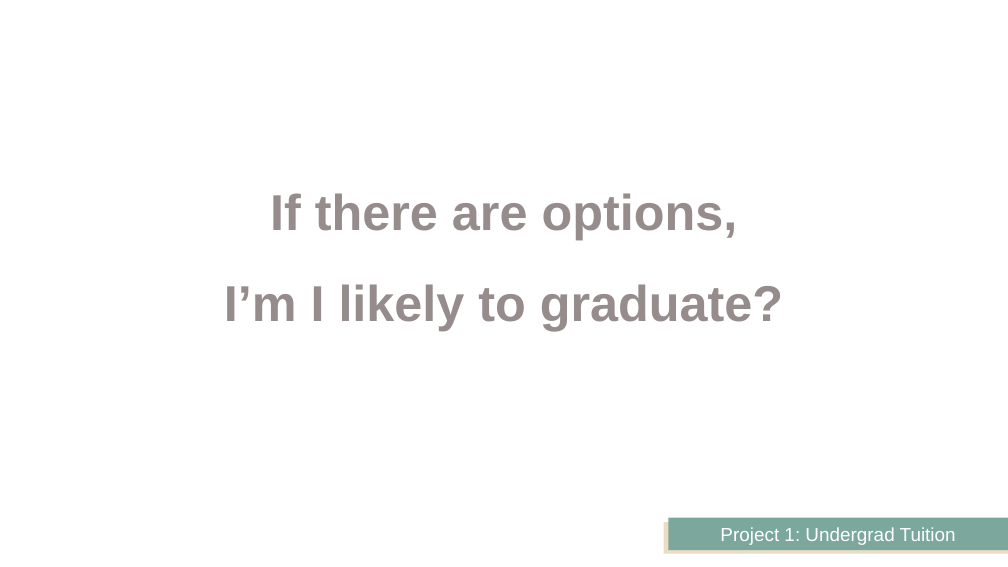
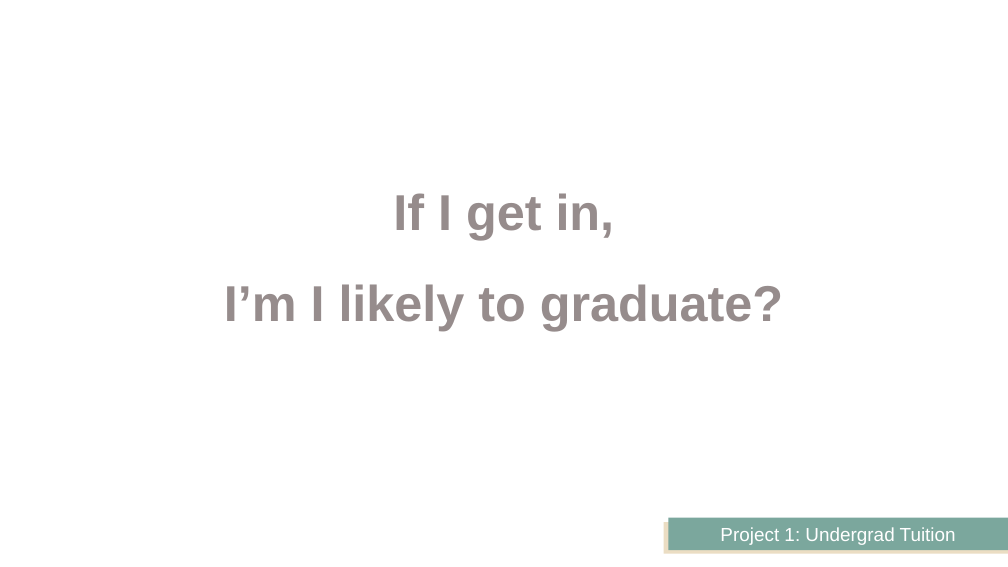
Before and after one commit to JeffPinegar/Proj1_undergraduate, a slide deck: slide 12 of Presentation/Getting Started.pptx (slide 14 before the commit). Drawn at 1008x567 pixels with LibreOffice and Linux fonts; fonts in the diff are those of the drawing. Boxes give left, top, right and bottom in pixels: in the first picture for what was removed or moved away, otherwise in the second. Text is boxed around its words. In the diff, an @@ line names an element or a change of style, - is before the commit and + after.

```diff
--- a/Presentation/Getting Started.pptx
+++ b/Presentation/Getting Started.pptx
@@ text at [224,193,783,331]: text changed @@
-If there are options,
-I’m I likely to graduate?
+If I get in,
+I’m I likely to graduate?
```
Also in this commit, not shown: 13 other slides changed, 9 slides added, 4 slides removed, 17 other files.
